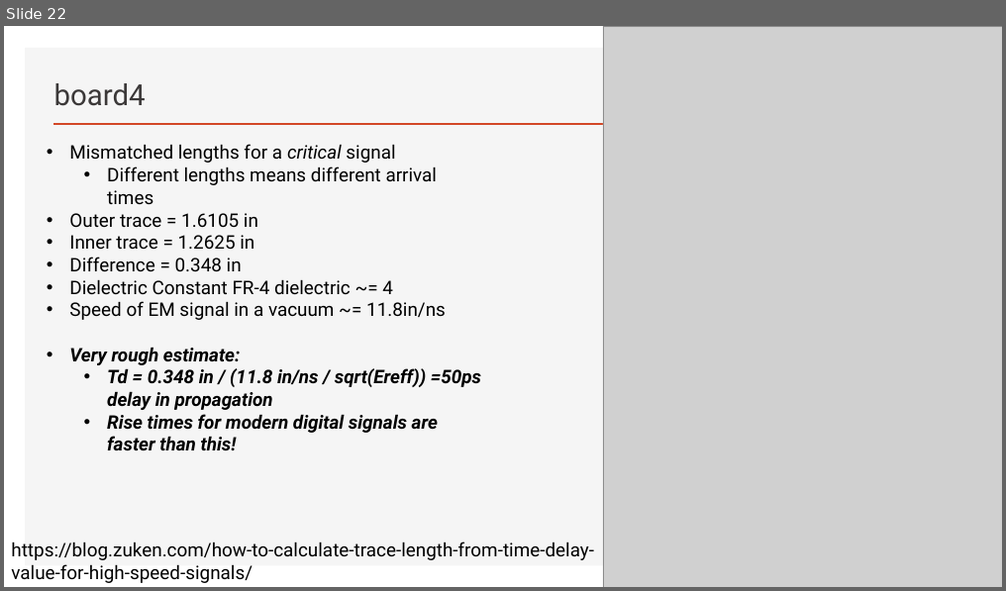
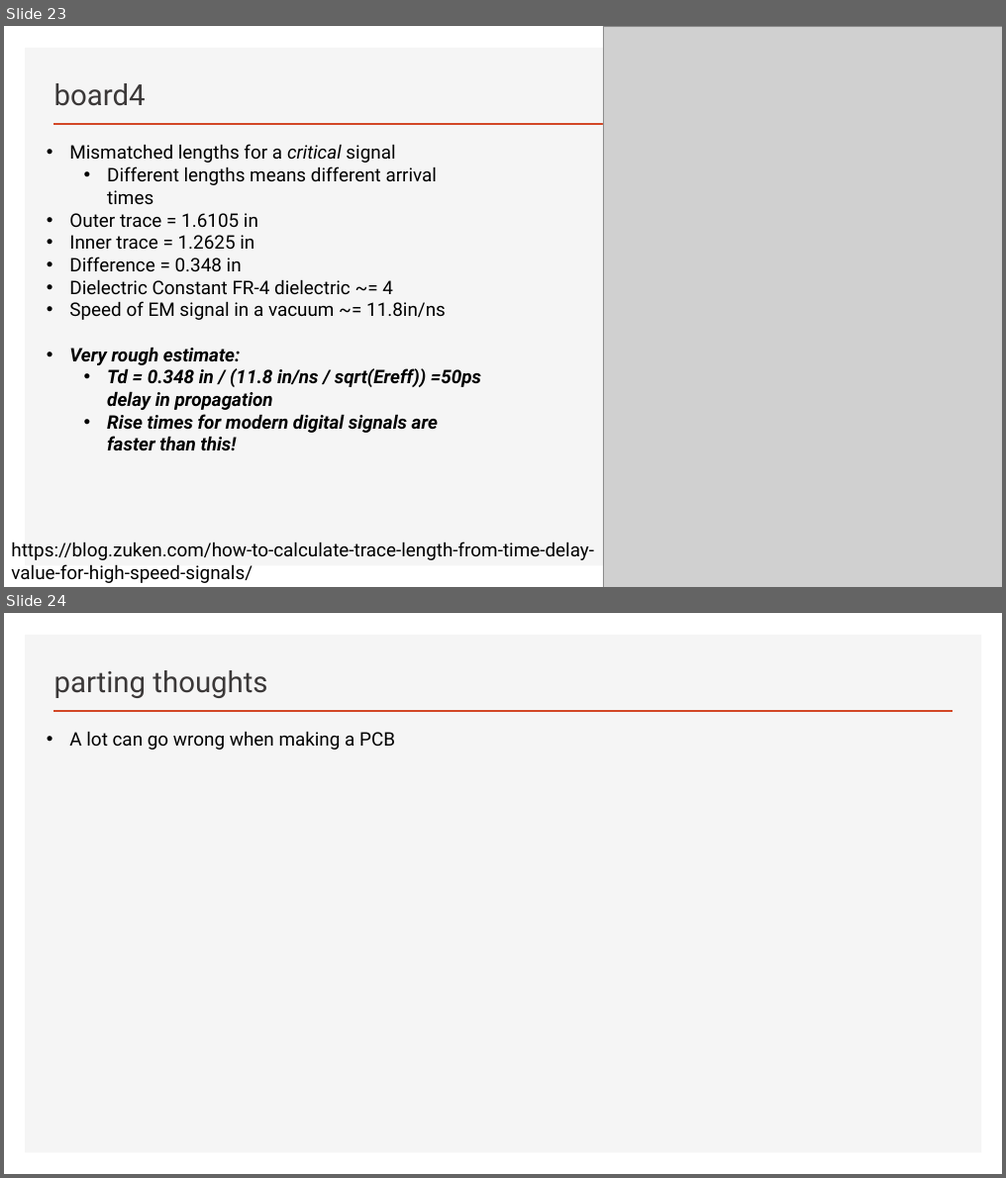
Before and after one commit to lab64makerspace/intro2PCBdesign, a slide deck: Examples/intro2PCBdesign-badboards.pptx. Shown one above the other, each under a label of ours: slide 22 before the commit, slides 23 and 24 after it. The pictures are 1006x591 and 1006x1178 pixels, drawn with LibreOffice and Linux fonts; fonts in the diff are those of the drawing; grey boxes stand for pictures. Boxes give left, top, right and bottom in pixels: in the first picture for what was removed or moved away, otherwise in the second. Text is boxed around its words. In the diff, an @@ line names an element or a change of style, - is before the commit and + after.

Commit message:
parting thoughts

```diff
--- a/Examples/intro2PCBdesign-badboards.pptx
+++ b/Examples/intro2PCBdesign-badboards.pptx
@@ slide 24 added at <box>4,613,1002,1174</box>, background #FFFFFF; not listed: 2 template elements that a slide beside it also shows @@
@@ title added at <box>54,670,267,698</box>, 28 pt, text #3B3838 @@
+parting thoughts
@@ text added at <box>69,731,395,750</box>, 18 pt, text #000000 @@
+• A lot can go wrong when making a PCB
@@ what was slide 22 is now slide 23 @@
```
Also in this commit, not shown: 3 other slides added.
